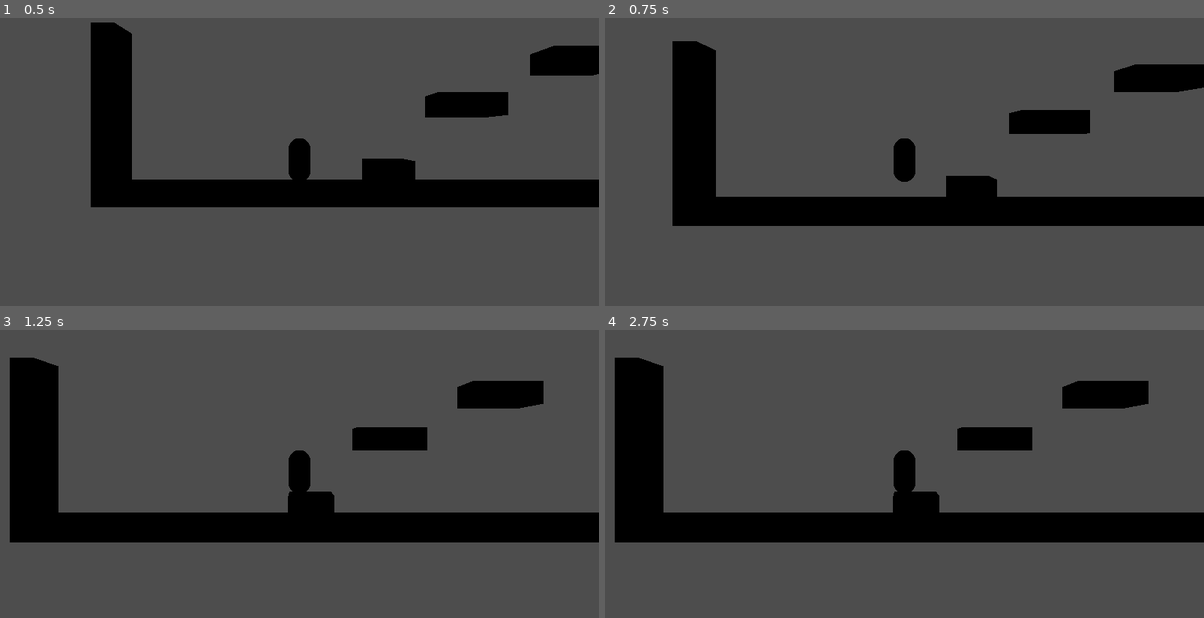
Above: before the commit, frames 1-4 (two rows, left to right).
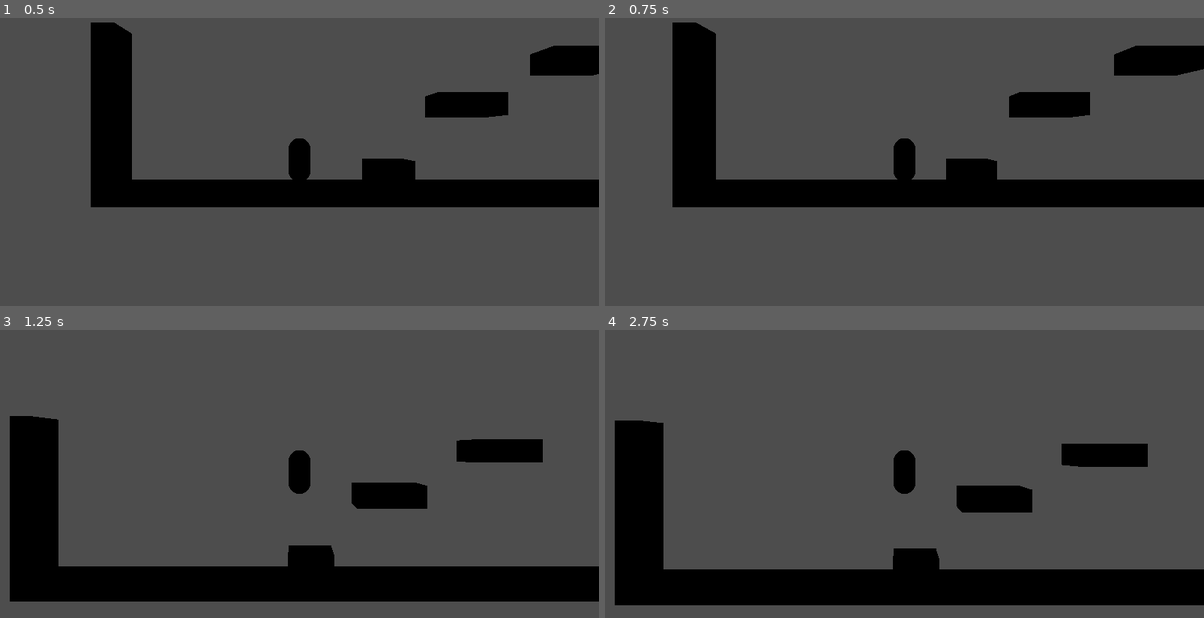
Above: after the commit, the same moments.

Repository: Lukko-Digital/upwell
Game: Godot game, scene res://src/main2.tscn
Two runs of this game, one before a commit and one after it. Both use one fixed random seed, a clock stepped at 60 frames per second and the inputs below.
Inputs (mouse positions are in pixels of both pictures, inside the frame that each line leads up to):
- Up to frame 1 (0.5 s): no input
- Up to frame 2 (0.75 s): tap Enter (ui_accept) at 0.5 s; move the mouse to (1036, 121) at 0.52 s; hold D (right) from 0.53 s (still down); hold Right mouse button (attract) from 0.53 s (still down)
- Up to frame 3 (1.25 s): keep holding D (right); keep holding Right mouse button (attract); tap Space (jump) at 0.77, 1.07 s; click (431, 433) at 0.8 s
- Up to frame 4 (2.75 s): move the mouse to (784, 468) at 1.27 s; release D (right) at 1.28 s; release Right mouse button (attract) at 1.28 s; hold A (left) 1.28-2.03 s; click (784, 468) at 1.35 s; tap Space (jump) at 1.52, 1.82 s; tap Enter (ui_accept) at 1.55, 2.1 s; move the mouse to (964, 376) at 2.02 s; hold D (right) from 2.03 s (still down); hold Space (jump) from 2.03 s (still down)

Frame 1 is identical in both runs. In frame 2, 15% of the frame differs, in the area x 11-100%, y 1-73%; in frame 3, 29%; in frame 4, 30%, in the area x 1-100%, y 9-96%.

Commit message:
refactor and tweak numbers

Diff:
--- /dev/null
+++ b/src/drill_bit.tscn
@@ -0,0 +1,13 @@
+[gd_scene load_steps=3 format=3 uid="uid://cqhg81mkdfd3t"]
+
+[sub_resource type="SphereMesh" id="SphereMesh_7cf8e"]
+
+[sub_resource type="SphereShape3D" id="SphereShape3D_k0v8f"]
+
+[node name="DrillBit" type="RigidBody3D"]
+
+[node name="MeshInstance3D" type="MeshInstance3D" parent="."]
+mesh = SubResource("SphereMesh_7cf8e")
+
+[node name="CollisionShape3D" type="CollisionShape3D" parent="."]
+shape = SubResource("SphereShape3D_k0v8f")
--- a/src/player3d.gd
+++ b/src/player3d.gd
@@ -1,21 +1,30 @@
 extends CharacterBody3D
 
-const SPEED = 5.0
-const JUMP_VELOCITY = 4.5
+const PLAYER = {
+	SPEED = 5.0,
+	JUMP_VELOCITY = 12.0
+}
 
 # Get the gravity from the project settings to be synced with RigidBody nodes.
 var gravity = ProjectSettings.get_setting("physics/3d/default_gravity")
 
 func _physics_process(delta):
-	# Add the gravity.
+	handle_gravity(delta)
+	handle_movement(delta)
+	move_and_slide()
+
+func handle_gravity(delta):
 	if not is_on_floor():
-		velocity.y -= gravity * delta
+		velocity.y -= gravity * delta * 2
 
-	# Handle jump.
-	if Input.is_action_just_pressed("ui_accept") and is_on_floor():
-		velocity.y = JUMP_VELOCITY
+func handle_movement(_delta):
+	var direction = Input.get_axis("left", "right")
+	velocity.x = direction * PLAYER.SPEED
 
-	var direction = Input.get_axis("left", "right")
-	velocity.x = direction * SPEED
+func jump():
+	if is_on_floor():
+		velocity.y = PLAYER.JUMP_VELOCITY
 
-	move_and_slide()
+func _unhandled_input(event: InputEvent) -> void:
+	if event.is_action_pressed("jump"):
+		jump()
